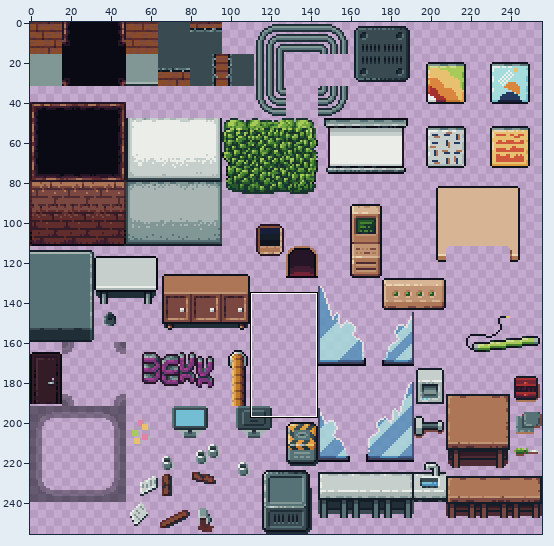
Edited in one commit: sprite sheet (tileset/tileset.png). The first picture is a wide view before the edit; the outline marks the close-up.
Close-up. Before:
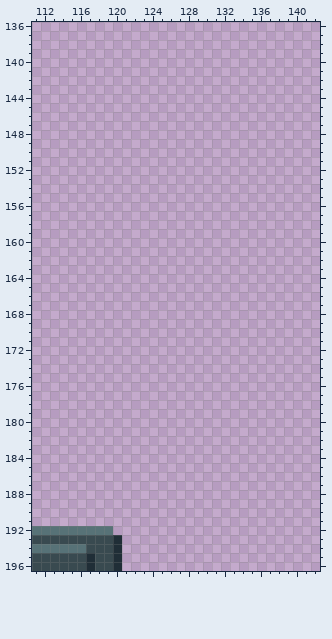
The file is 256x256 pixels. Shown: x 111..142, y 136..196. The commit also changed other parts of the picture, which this record leaves out.
After:
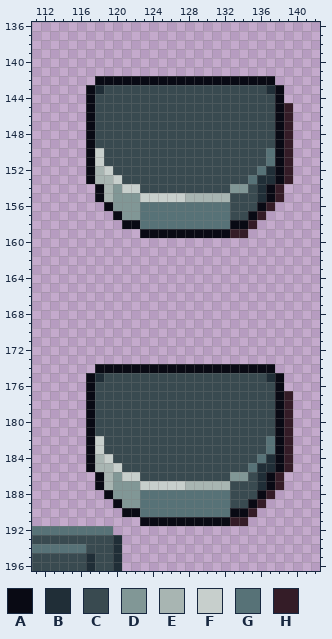
Palette (. is transparent): A #090a14  B #202e37  C #394a50  D #819796  E #a8b5b2  F #c7cfcc  G #577277  H #341c27
Changes in this commit:
Changed rows in their new state; - is an unchanged pixel.
first column x 117:
142 -AAAAAAAAAAAAAAAAAAAA--
143 ABCCCCCCCCCCCCCCCCCCBA-
144 ACCCCCCCCCCCCCCCCCCCCA-
145 ACCCCCCCCCCCCCCCCCCCCAH
146 ACCCCCCCCCCCCCCCCCCCCAH
147 ACCCCCCCCCCCCCCCCCCCCAH
148 ACCCCCCCCCCCCCCCCCCCCAH
149 ACCCCCCCCCCCCCCCCCCCCAH
150 AFCCCCCCCCCCCCCCCCCCGAH
151 AFCCCCCCCCCCCCCCCCCCGAH
152 AEFCCCCCCCCCCCCCCCCGBAH
153 AEEFCCCCCCCCCCCCCCGBBAH
154 -AEDFFCCCCCCCCCCDDCBAH-
155 -AEDDDFFFFFEEEEECCCBAH-
156 --ADDDGGGGGGGGGGCCCAH--
157 ---ADDGGGGGGGGGGCCAH---
158 ----AAGGGGGGGGGGAAH----
159 ------AAAAAAAAAAHH-----
first column x 117:
174 -AAAAAAAAAAAAAAAAAAAA--
175 ABCCCCCCCCCCCCCCCCCCBA-
176 ACCCCCCCCCCCCCCCCCCCCA-
177 ACCCCCCCCCCCCCCCCCCCCAH
178 ACCCCCCCCCCCCCCCCCCCCAH
179 ACCCCCCCCCCCCCCCCCCCCAH
180 ACCCCCCCCCCCCCCCCCCCCAH
181 ACCCCCCCCCCCCCCCCCCCCAH
182 AFCCCCCCCCCCCCCCCCCCGAH
183 AFCCCCCCCCCCCCCCCCCCGAH
184 AEFCCCCCCCCCCCCCCCCGBAH
185 AEEFCCCCCCCCCCCCCCGBBAH
186 -AEDFFCCCCCCCCCCDDCBAH-
187 -AEDDDFFFFFEEEEECCCBAH-
188 --ADDDGGGGGGGGGGCCCAH--
189 ---ADDGGGGGGGGGGCCAH---
190 ----AAGGGGGGGGGGAAH----
191 ------AAAAAAAAAAHH-----
Pixel boxes of the changes (left, top, right, bottom) in both close-ups:
added: (86, 76, 293, 238)
added: (86, 364, 293, 526)
